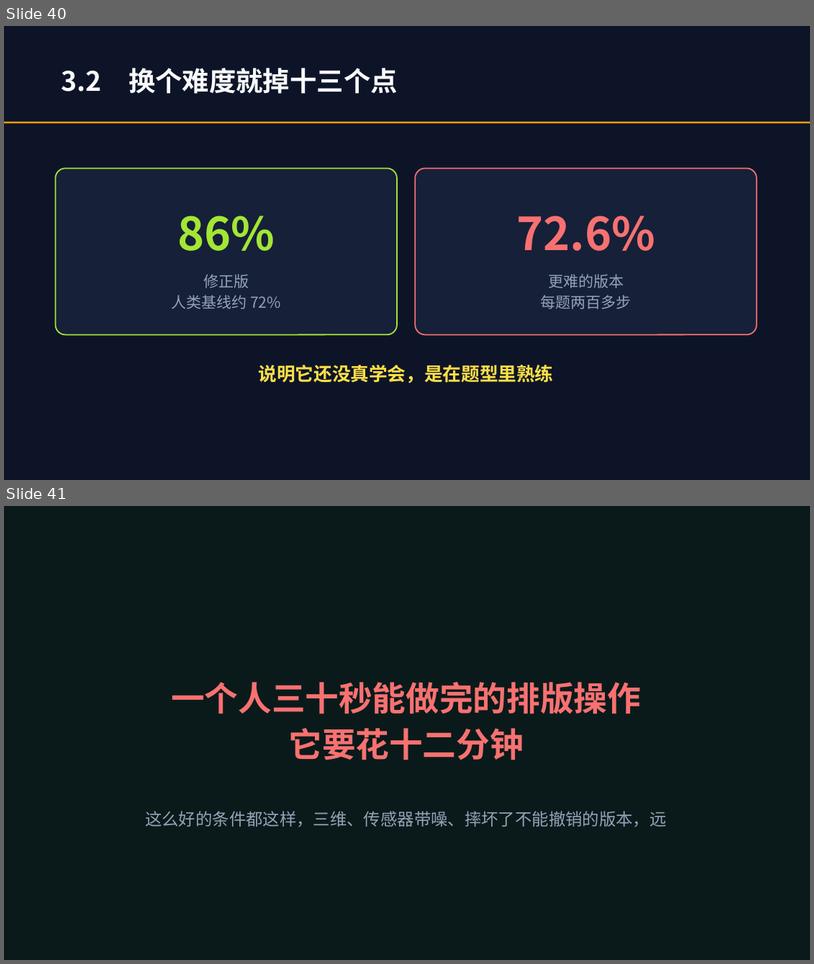
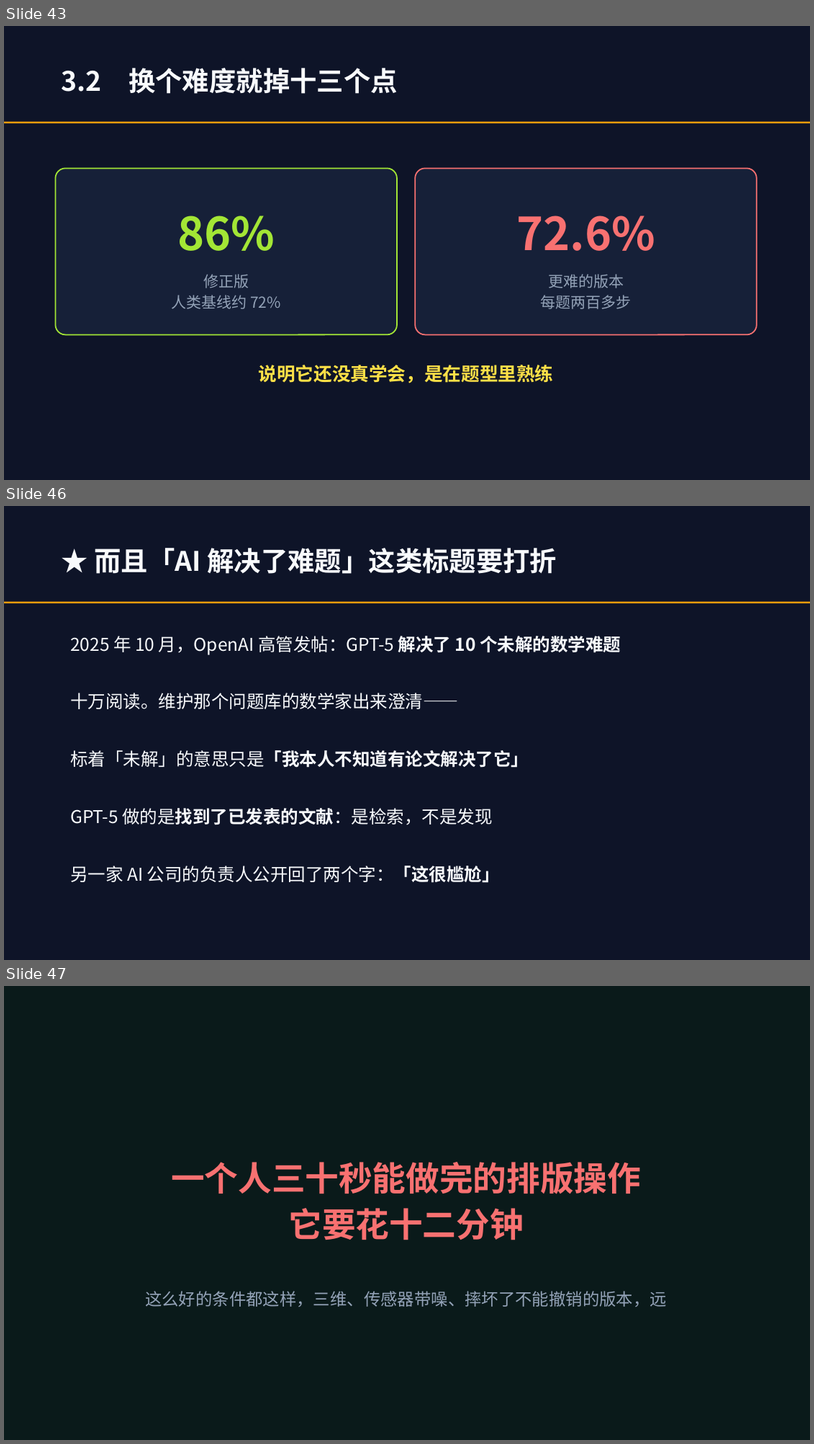
Before and after one commit to lmxxf/ai-theorys-study, a slide deck: wechat/curriculum/智能通识课.pptx. Shown one above the other, each under a label of ours: slides 40 and 41 before the commit, slides 43, 46 and 47 after it; the slides between them are not shown. The pictures are 814x964 and 814x1444 pixels, drawn with LibreOffice and Linux fonts; fonts in the diff are those of the drawing. Boxes give left, top, right and bottom in pixels: in the first picture for what was removed or moved away, otherwise in the second. Text is boxed around its words. In the diff, an @@ line names an element or a change of style, - is before the commit and + after.

```diff
--- a/wechat/curriculum/智能通识课.pptx
+++ b/wechat/curriculum/智能通识课.pptx
@@ slide 46 added at box(4, 506, 810, 960), background #0E1428 @@
@@ text added at box(94, 548, 557, 574), 32 pt, text #F8FAFC, bold @@
+★ 而且「AI 解决了难题」这类标题要打折
@@ rectangle added at box(4, 602, 810, 603), fill #F59E0B @@
@@ text added at box(70, 636, 621, 655), 21 pt, text #F8FAFC @@
+2025 年 10 月，OpenAI 高管发帖：GPT-5 解决了 10 个未解的数学难题
@@ text added at box(70, 692, 458, 709), 21 pt, text #F8FAFC @@
+十万阅读。维护那个问题库的数学家出来澄清——
@@ text added at box(70, 750, 529, 767), 21 pt, text #F8FAFC, bold @@
+标着「未解」的意思只是「我本人不知道有论文解决了它」
@@ text added at box(70, 808, 493, 825), 21 pt, text #F8FAFC @@
+GPT-5 做的是找到了已发表的文献：是检索，不是发现
@@ text added at box(70, 865, 500, 883), 21 pt, text #F8FAFC @@
+另一家 AI 公司的负责人公开回了两个字：「这很尴尬」
@@ what was slide 40 is now slide 43 @@
@@ what was slide 41 is now slide 47 @@
```
Also in this commit, not shown: 3 slides changed, 6 other slides added, 1 slide removed, 2 other files.
